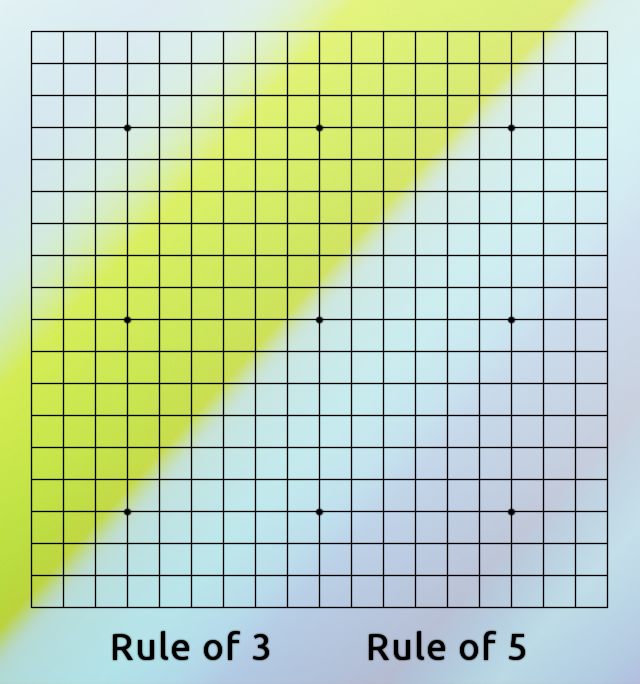
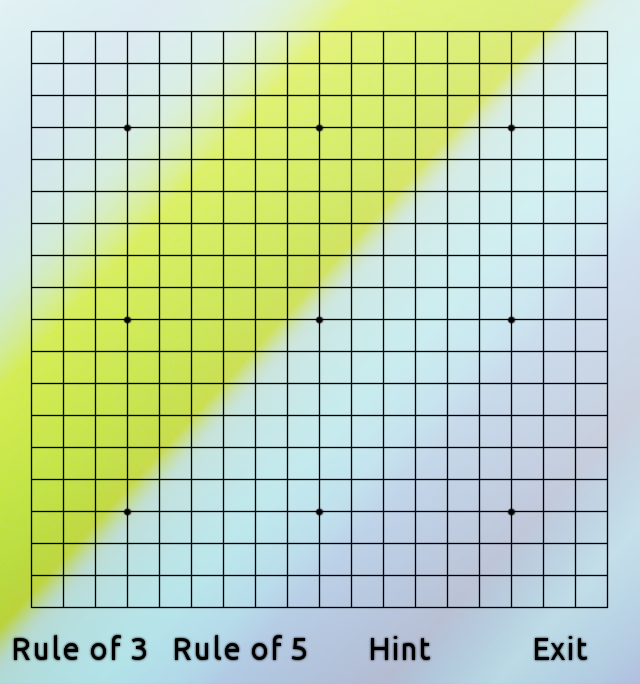
Revision of a layered w=640, h=684 image; what changed, layer by layer:
removed layer "Rule of 3 Rul... #2" from group "Ruuuules Off" over [111, 629, 527, 662]
added layer "Pasted Layer" in group "Ruuuules Off" over [11, 632, 590, 663]
added layer "Exit" in group "Ruuuules Off" over [535, 636, 587, 660]
added layer "Hint" in group "Ruuuules Off" over [371, 636, 430, 660]
added layer "Rule of 5" in group "Ruuuules Off" over [175, 635, 306, 660]
renamed "Rule of 3 Rul... #3" to "Rule of 3", painted on it over [14, 631, 525, 660]
